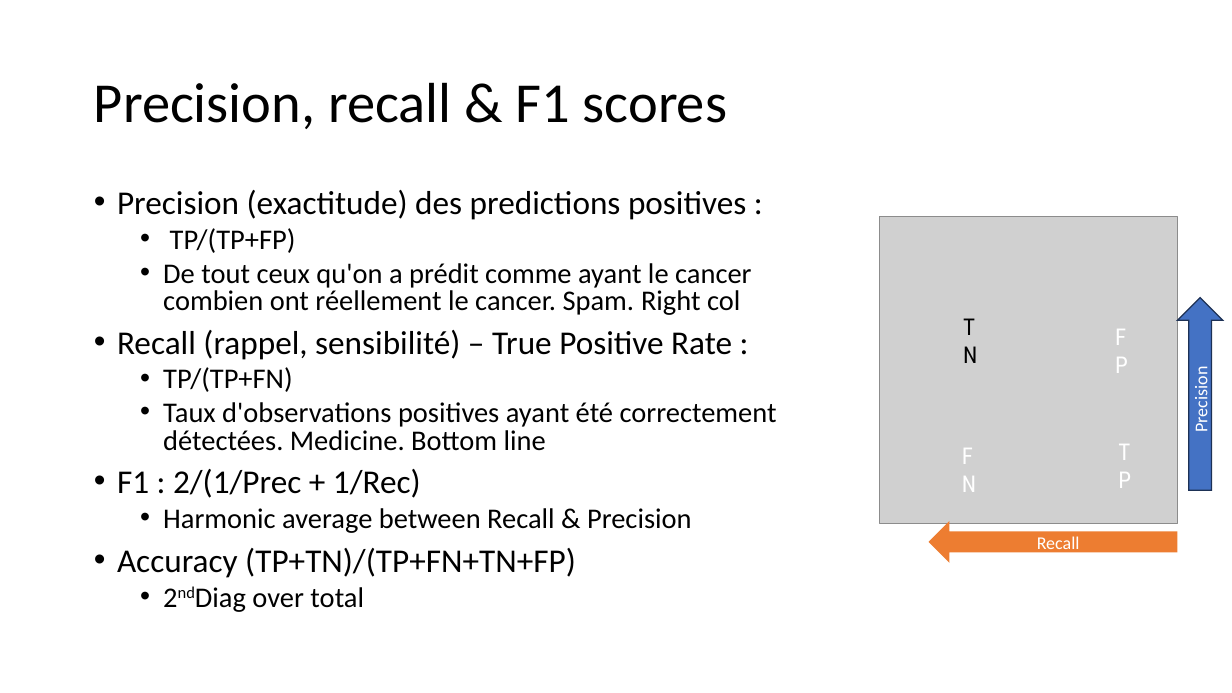
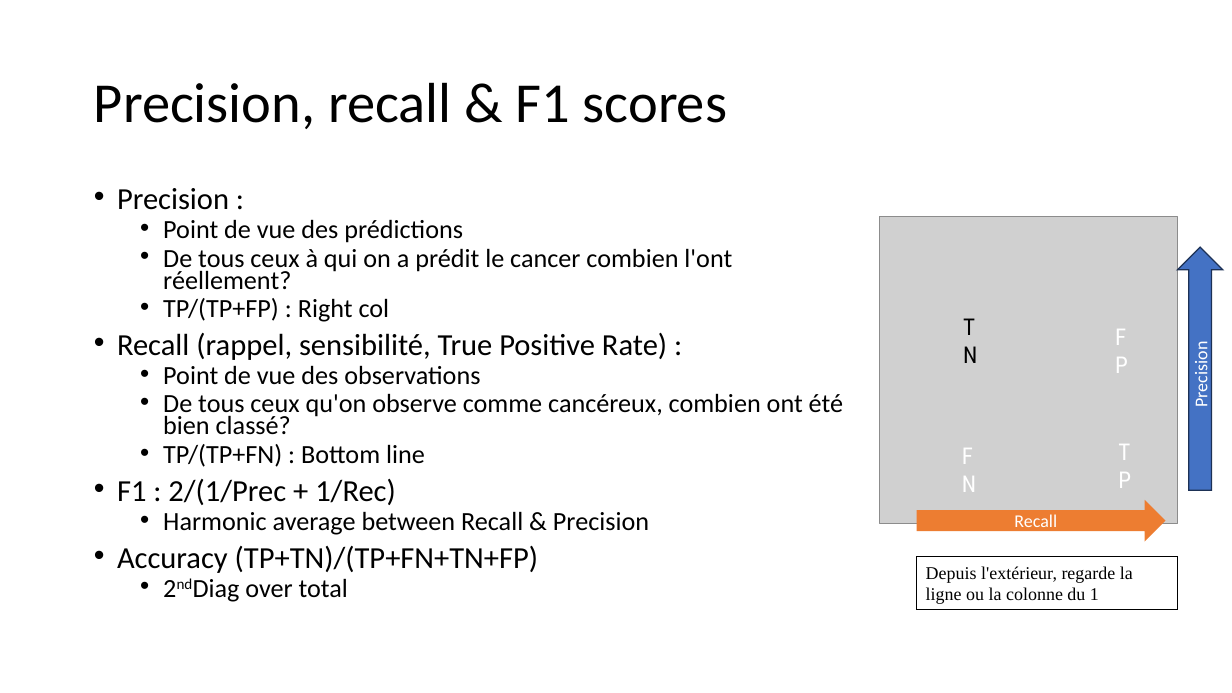
Before and after one commit to 40tude/Data_Essentials_Stage_Oct_2023, a slide deck: slide 30 of notes_de_stage.pptx. Drawn at 1232x693 pixels with LibreOffice and Linux fonts; fonts in the diff are those of the drawing; grey boxes stand for pictures. Boxes give left, top, right and bottom in pixels: in the first picture for what was removed or moved away, otherwise in the second. Text is boxed around its words. In the diff, an @@ line names an element or a change of style, - is before the commit and + after.

Commit message:
recall et precision. Je crois que c'est clair maintenant

```diff
--- a/notes_de_stage.pptx
+++ b/notes_de_stage.pptx
@@ text at box(117, 219, 843, 467): text changed; size 22.2 to 20.4 pt @@
-• Precision (exactitude) des predictions positives :
-  • TP/(TP+FP)
-  • De tout ceux qu'on a prédit comme ayant le cancer combien ont réellement le cancer. Spam. Right col
-• Recall (rappel, sensibilité) – True Positive Rate :
-  • TP/(TP+FN)
-  • Taux d'observations positives ayant été correctement détectées. Medicine. Bottom line
+• Precision :
+  • Point de vue des prédictions
+  • De tous ceux à qui on a prédit le cancer combien l'ont réellement?
+  • TP/(TP+FP) : Right col
+• Recall (rappel, sensibilité, True Positive Rate) :
+  • Point de vue des observations
+  • De tous ceux qu'on observe comme cancéreux, combien ont été bien classé?
+  • TP/(TP+FN) : Bottom line
@@ up arrow "Precision": place and size @@
-up arrow "Precision" at box(1177, 298, 1223, 490)
+up arrow "Precision" at box(1177, 247, 1223, 490)
@@ right arrow "Recall": place and size @@
-right arrow "Recall" at box(929, 521, 1177, 563)
+right arrow "Recall" at box(917, 500, 1165, 542)
@@ right arrow "Recall" at box(917, 500, 1165, 542): left arrow to right arrow @@
@@ text at box(117, 511, 649, 597): size 25.9 to 23.8 pt in "F1 : 2/(1/Prec + 1/Rec)", "Accuracy (TP+TN)/(TP+FN+TN+FP)"; size 22.2 to 20.4 pt in "Harmonic average between Recall & Precision", "2ndDiag over total"; line spacing 0.8 to 0.7 @@
@@ rectangle added at box(917, 556, 1177, 609), outline #000000 0.75 pt, 14 pt, text #000000 @@
+Depuis l'extérieur, regarde la ligne ou la colonne du 1
```
Also in this commit, not shown: 6 other slides changed, 5 slides added, 4 other files.
